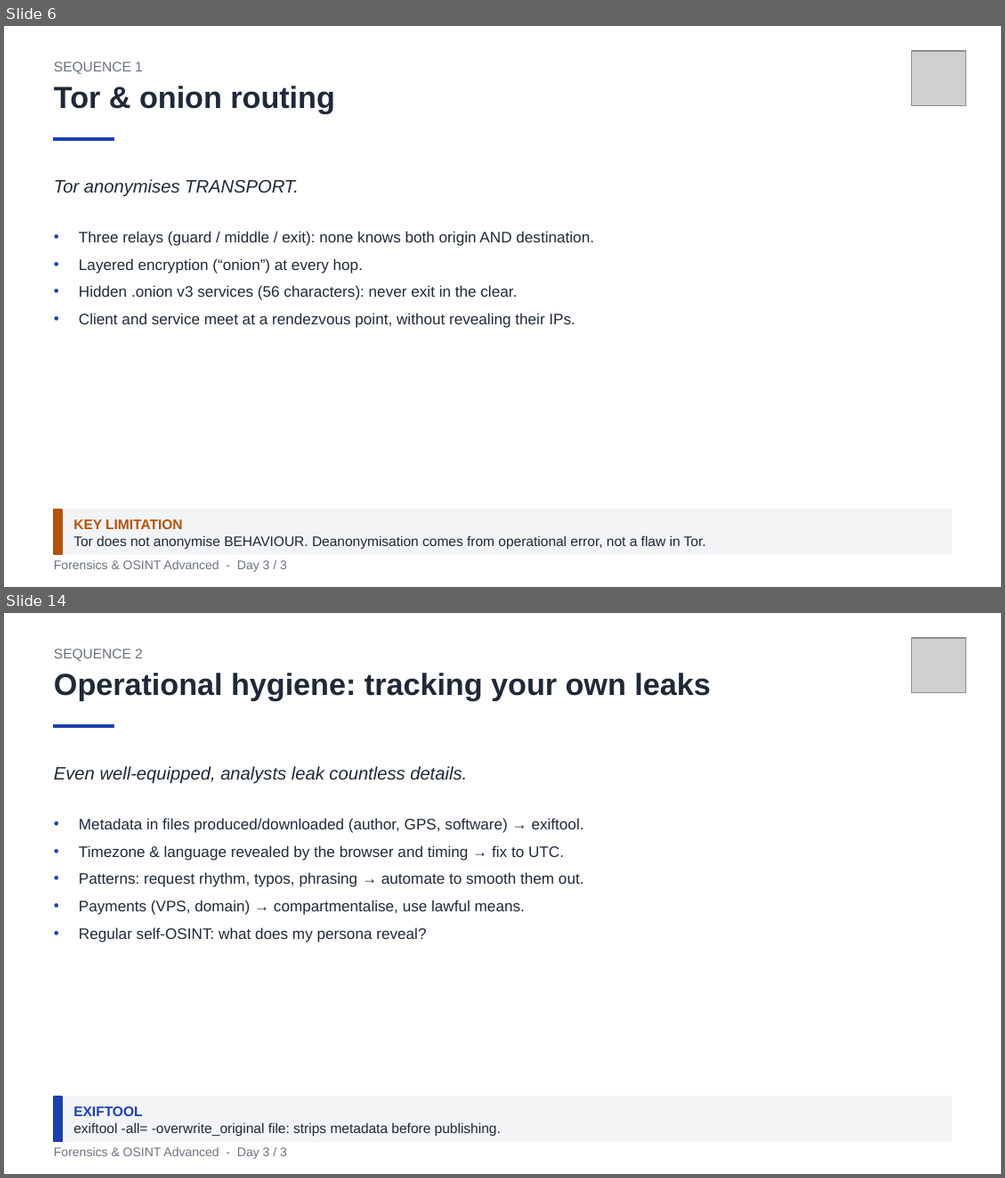
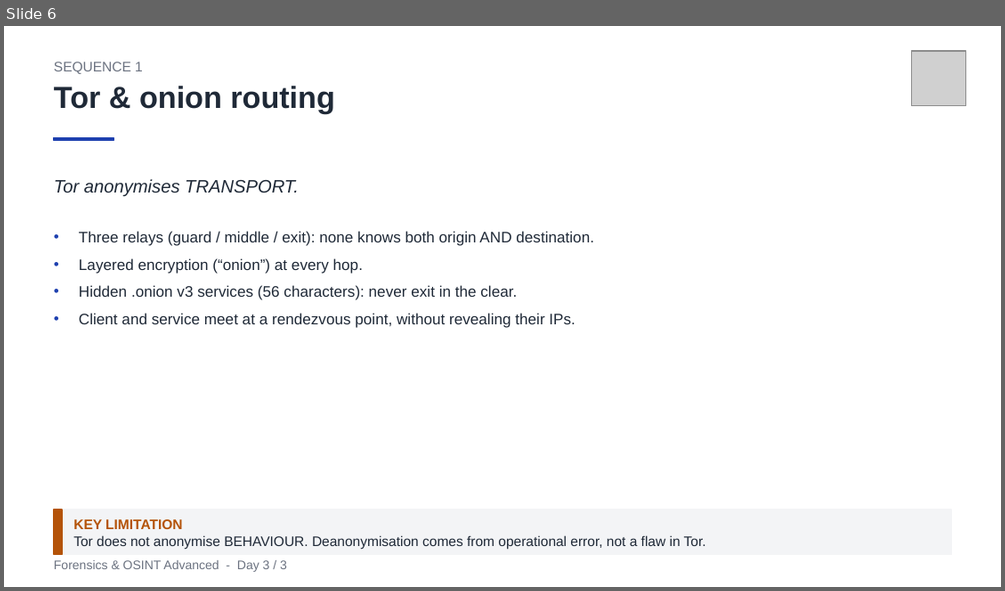
Before and after one commit to clemdepernet/osint-advanced-labs, a slide deck: Day_3/Day_3_Dark_Web_Crypto_And_Capstone.pptx. Shown one above the other, each under a label of ours: slides 6 and 14 before the commit, slide 6 after it; the slides between them are not shown. The pictures are 1005x1178 and 1005x591 pixels, drawn with LibreOffice and Linux fonts; fonts in the diff are those of the drawing; grey boxes stand for pictures. Boxes give left, top, right and bottom in pixels: in the first picture for what was removed or moved away, otherwise in the second. Text is boxed around its words. In the diff, an @@ line names an element or a change of style, - is before the commit and + after.

```diff
--- a/Day_3/Day_3_Dark_Web_Crypto_And_Capstone.pptx
+++ b/Day_3/Day_3_Dark_Web_Crypto_And_Capstone.pptx
@@ slide 14 removed at <box>4,613,1001,1174</box>, background #FFFFFF @@
@@ picture removed at <box>911,638,966,693</box> @@
@@ text removed at <box>54,649,143,661</box> @@
-SEQUENCE 2
@@ text removed at <box>54,673,710,700</box> @@
-Operational hygiene: tracking your own leaks
@@ rectangle removed at <box>54,724,113,728</box> @@
@@ text removed at <box>54,766,467,784</box> @@
-Even well-equipped, analysts leak countless details.
@@ text removed at <box>79,818,584,942</box> @@
-• Metadata in files produced/downloaded (author, GPS, software) → exiftool.
-• Timezone & language revealed by the browser and timing → fix to UTC.
-• Patterns: request rhythm, typos, phrasing → automate to smooth them out.
-• Payments (VPS, domain) → compartmentalise, use lawful means.
-• Regular self-OSINT: what does my persona reveal?
@@ rectangle removed at <box>54,1096,951,1142</box> @@
@@ rectangle removed at <box>54,1096,62,1142</box> @@
@@ text removed at <box>73,1106,142,1116</box> @@
-EXIFTOOL
@@ text removed at <box>73,1122,501,1135</box> @@
-exiftool -all= -overwrite_original file: strips metadata before publishing.
@@ text removed at <box>54,1147,287,1159</box> @@
-Forensics & OSINT Advanced - Day 3 / 3
```
Also in this commit, not shown: 10 slides changed, 18 slides added, 13 other slides removed, 36 other files.
